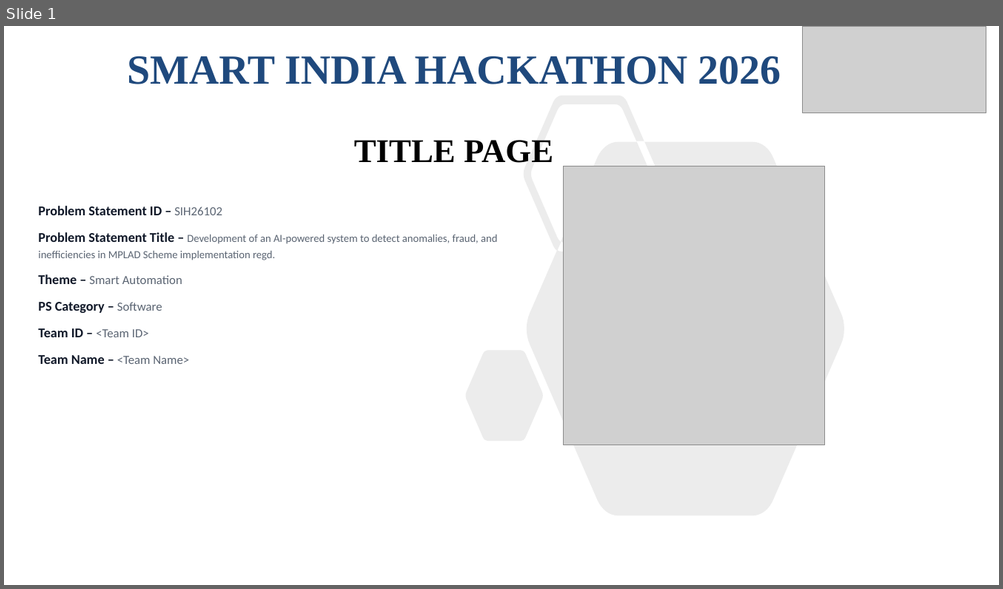
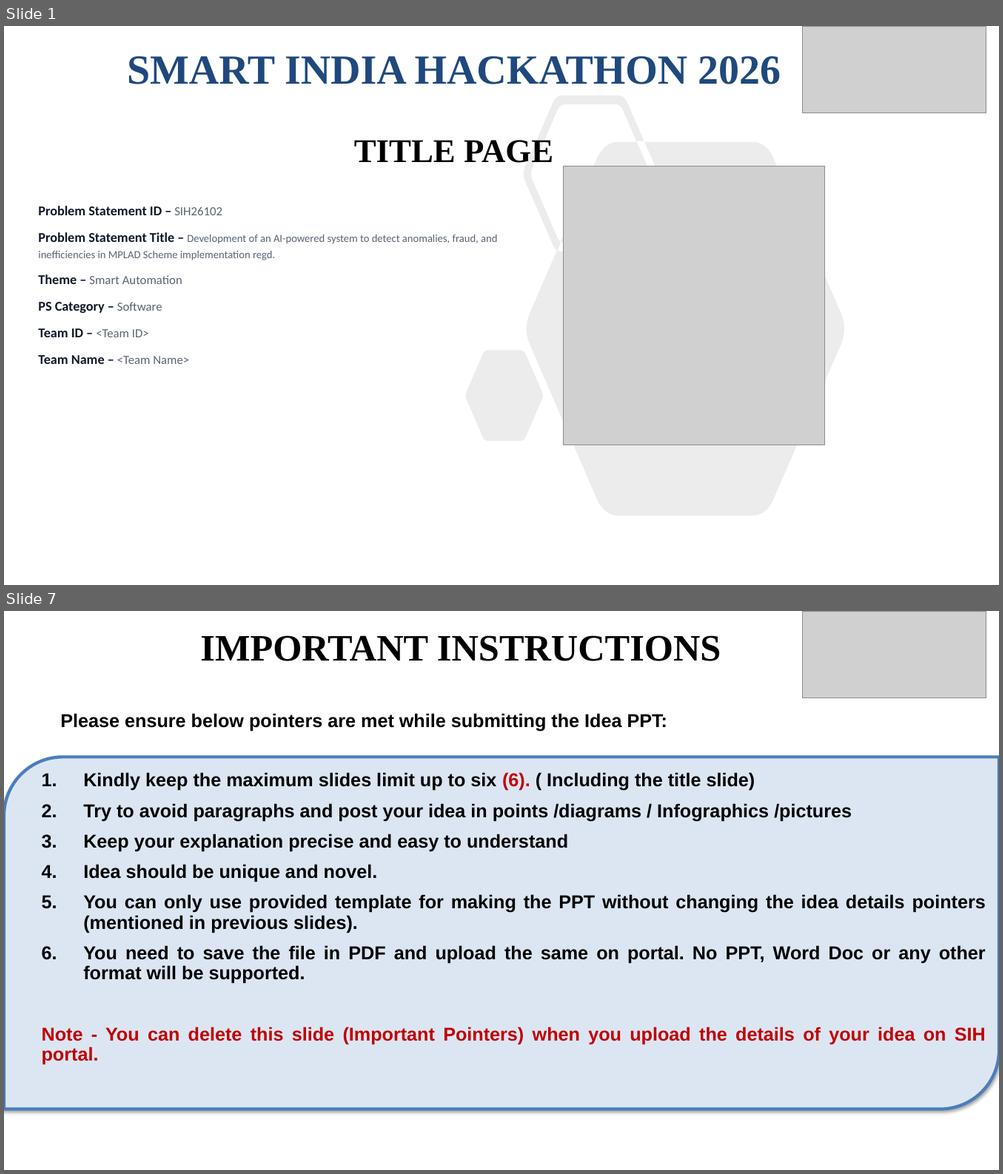
Before and after one commit to fbivinay/SIH-HACKATHON, a slide deck: docs/deck/SIH26102-MPLADS-SIH-Idea.pptx. Shown one above the other, each under a label of ours: slide 1 before the commit, slides 1 and 7 after it; the slides between them are not shown. The pictures are 1003x589 and 1003x1174 pixels, drawn with LibreOffice and Linux fonts; fonts in the diff are those of the drawing; grey boxes stand for pictures. Boxes give left, top, right and bottom in pixels: in the first picture for what was removed or moved away, otherwise in the second. Text is boxed around its words. In the diff, an @@ line names an element or a change of style, - is before the commit and + after.

Commit message:
Rebuild the deck as diagrams and screenshots instead of text cards
The template's own instruction slide asks for "points / diagrams /
Infographics / pictures" rather than paragraphs, and the reference deck we were
pointed at is almost entirely a central architecture drawing with links. The
old builder drew cards with python-pptx, which meant every layout was an
estimate of where text would wrap and the result read as a wall of boxes.

Content is now six diagram boards authored as HTML in docs/deck/diagrams/ with
the product's own tokens and fonts, rendered to PNG at 2x, plus six screenshots
of the running system, with exactly three links - demo video, prototype,
GitHub - as real buttons rather than pixels.

The no-retyped-figures rule survives the move to images: the boards are a
template of {{tokens}} that the build fills from the database before rendering,
so a figure inside a picture is still read from Postgres at build time and the
build still refuses on a null or zero.

Two things worth writing down. `new URL(import.meta.url).pathname` keeps this
repository's space percent-encoded, so the renderer wrote every PNG into a
parallel "SIH%20HACKATHON" tree while the deck kept picking up stale images -
the reference cards still said "LINK" three builds after I had replaced them.
And there is no LibreOffice here, so preview_deck.py redraws the built pptx as
HTML and screenshots it; it is exact for geometry and approximate for text
wrapping. It earned itself immediately, catching an image an inch off the
slide, titles printing over the team badge, and clipped captions.

```diff
--- a/docs/deck/SIH26102-MPLADS-SIH-Idea.pptx
+++ b/docs/deck/SIH26102-MPLADS-SIH-Idea.pptx
@@ slide 7 added at (x1=4, y1=611, x2=999, y2=1170), background #FFFFFF @@
@@ picture added at (x1=802, y1=611, x2=986, y2=698) @@
@@ text added at (x1=200, y1=635, x2=720, y2=661), 36 pt, text #000000, bold @@
+IMPORTANT INSTRUCTIONS
@@ text added at (x1=60, y1=713, x2=668, y2=731), 18 pt, text #000000, bold @@
+Please ensure below pointers are met while submitting the Idea PPT:
@@ round diag rect added at (x1=4, y1=758, x2=999, y2=1110), fill #DCE6F2, outline #4B7EBC 3 pt @@
@@ text added at (x1=42, y1=772, x2=985, y2=1065), 18 pt, text #000000, bold @@
+1. Kindly keep the maximum slides limit up to six (6). ( Including the title slide)
+2. Try to avoid paragraphs and post your idea in points /diagrams / Infographics /pictures
+3. Keep your explanation precise and easy to understand
+4. Idea should be unique and novel.
+5. You can only use provided template for making the PPT without changing the idea details pointers (mentioned in previous slides).
+6. You need to save the file in PDF and upload the same on portal. No PPT, Word Doc or any other format will be supported.
+Note - You can delete this slide (Important Pointers) when you upload the details of your idea on SIH portal.
```
Also in this commit, not shown: 5 slides changed, 33 other files.
